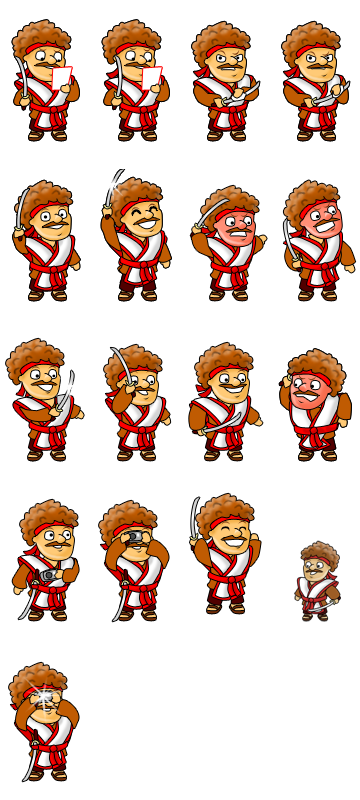
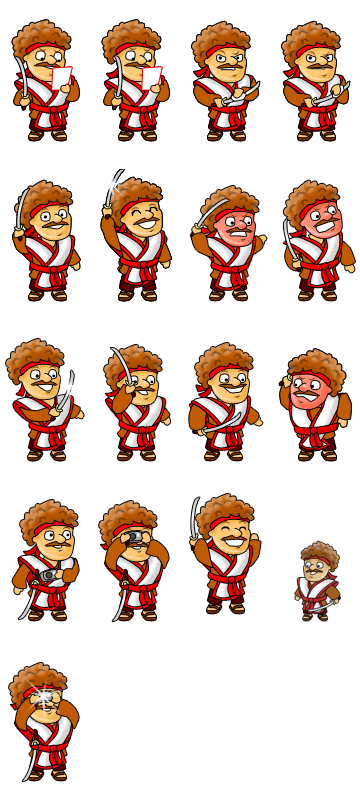
Layers edited between the first and the second (360, 800) image:
painted on "Слой 11" over box(100, 169, 172, 302)
